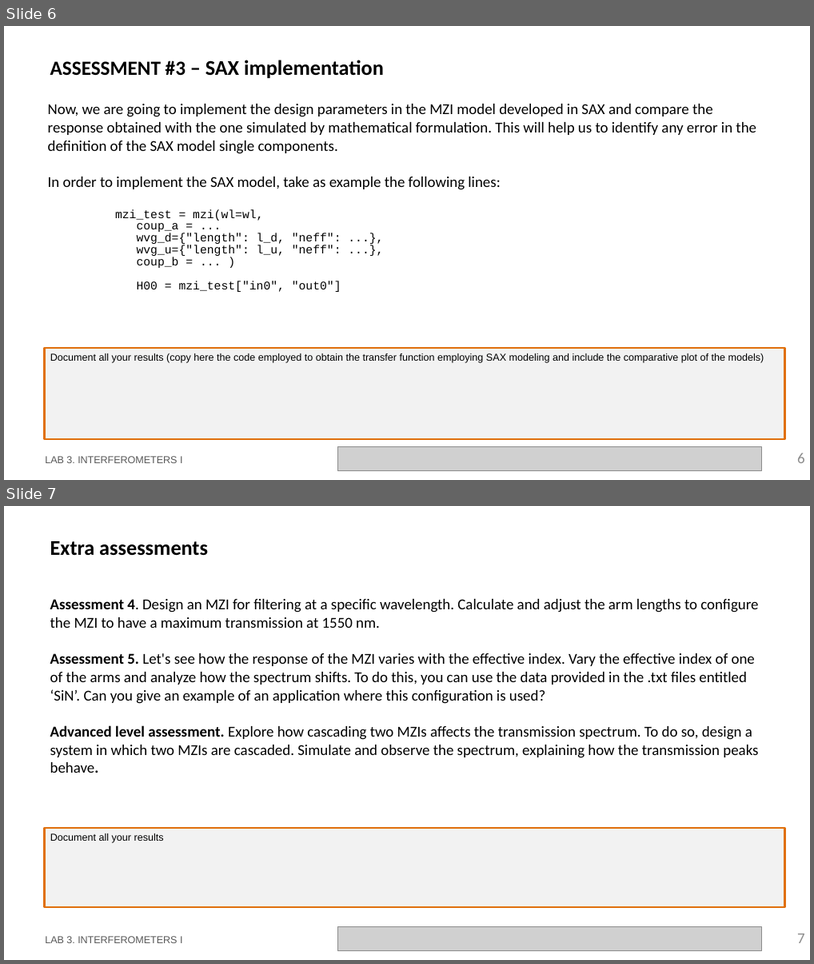
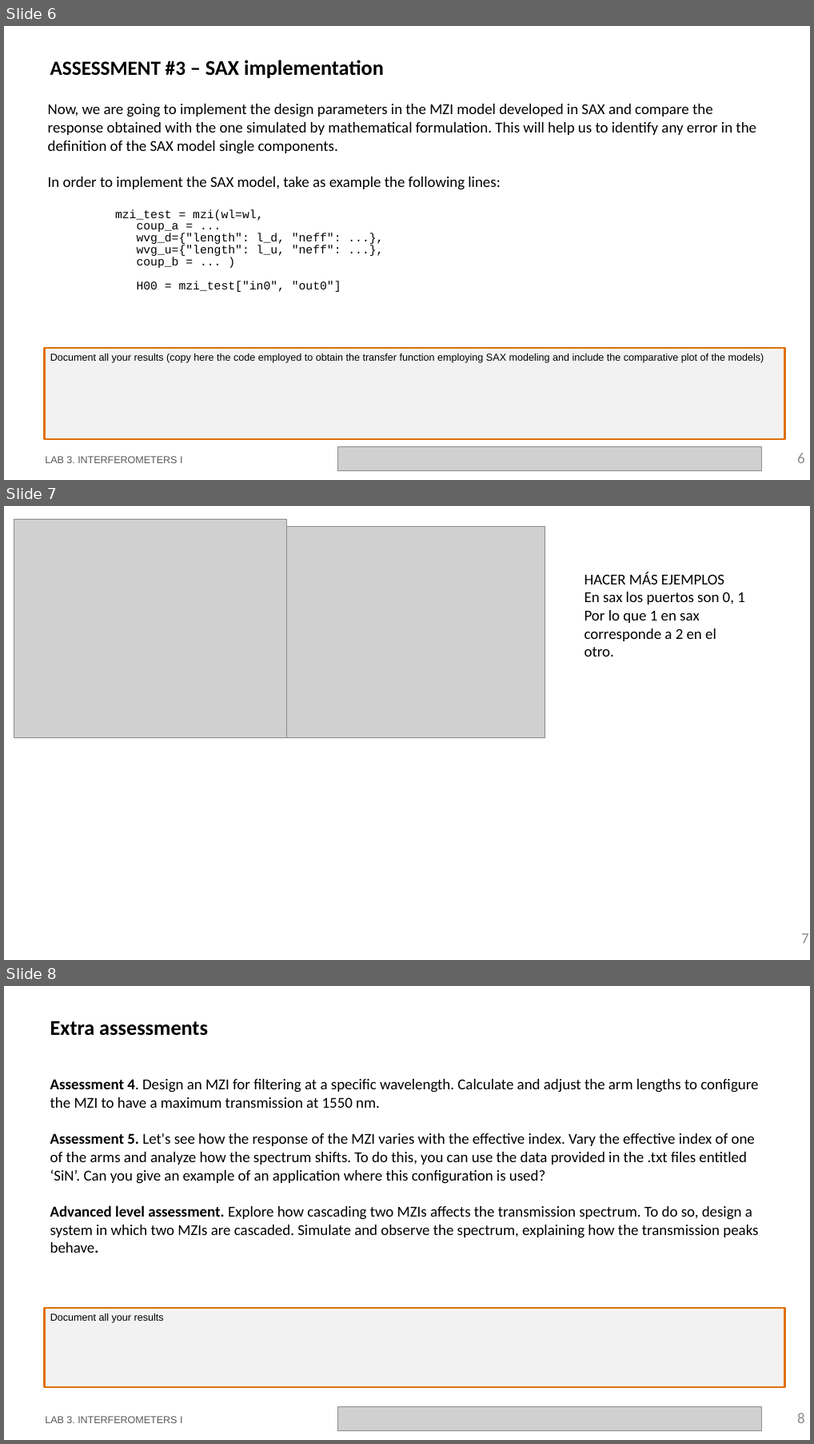
Before and after one commit to mromgar1/pic-upv-lab3, a slide deck: LabBook_3.pptx. Shown one above the other, each under a label of ours: slides 6 and 7 before the commit, slides 6, 7 and 8 after it. The pictures are 814x964 and 814x1444 pixels, drawn with LibreOffice and Linux fonts; fonts in the diff are those of the drawing; grey boxes stand for pictures; background and template pictures are left out. Boxes give left, top, right and bottom in pixels: in the first picture for what was removed or moved away, otherwise in the second. Text is boxed around its words. In the diff, an @@ line names an element or a change of style, - is before the commit and + after.

```diff
--- a/LabBook_3.pptx
+++ b/LabBook_3.pptx
@@ slide 7 added at box(4, 506, 810, 960), background #FFFFFF @@
@@ picture added at box(14, 519, 287, 738) @@
@@ picture added at box(281, 526, 545, 738) @@
@@ text added at box(585, 572, 746, 656), 18 pt, text #000000 @@
+HACER MÁS EJEMPLOS
+En sax los puertos son 0, 1
+Por lo que 1 en sax corresponde a 2 en el otro.
@@ page number added at box(802, 933, 810, 943), 18 pt, text #8C8C8C @@
+7
@@ what was slide 7 is now slide 8 @@
@@ page number at box(798, 1412, 806, 1423): text changed @@
-7
+8
```
Also in this commit, not shown: 2 other slides added, 1 other file.
